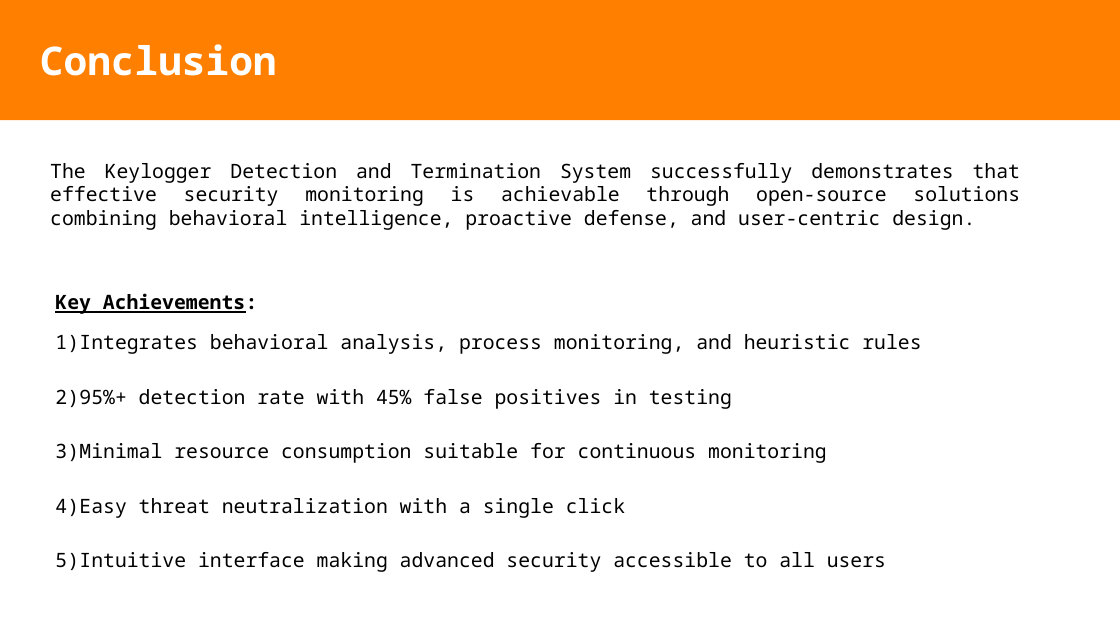
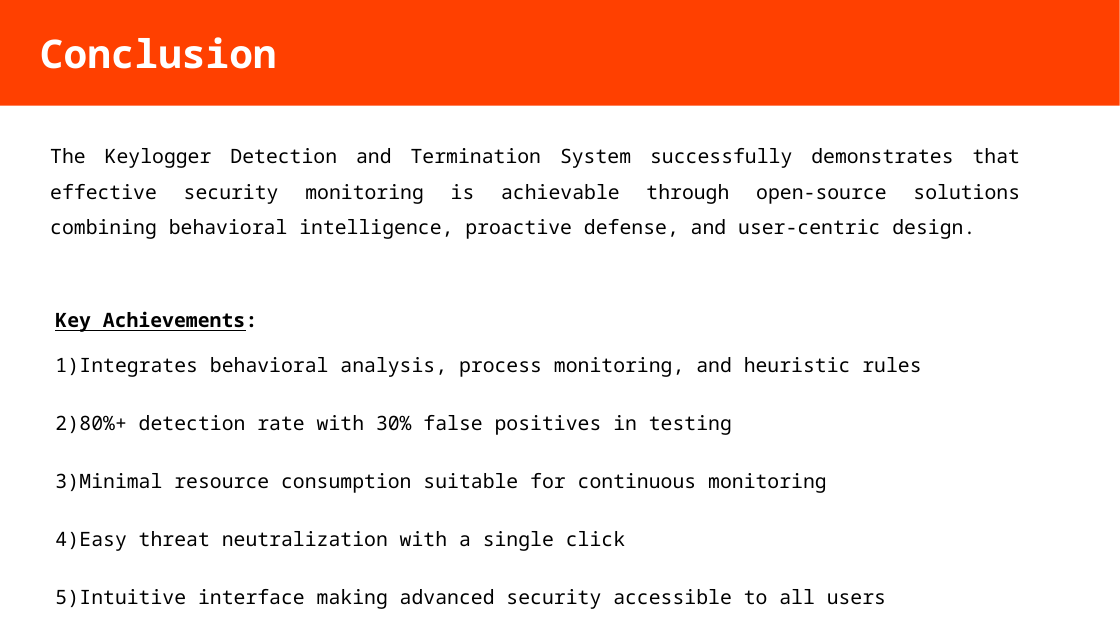
Before and after one commit to bit-web24/keylogger-detection-system, a slide deck: slide 9 of docs/presentation.odp (slide 7 before the commit). Drawn at 1120x630 pixels with LibreOffice and Linux fonts; fonts in the diff are those of the drawing. Boxes give left, top, right and bottom in pixels: in the first picture for what was removed or moved away, otherwise in the second. Text is boxed around its words. In the diff, an @@ line names an element or a change of style, - is before the commit and + after.

```diff
--- a/docs/presentation.odp
+++ b/docs/presentation.odp
@@ title "Conclusion": place and size @@
-title "Conclusion" at [0, 0, 1120, 120]
+title "Conclusion" at [0, 0, 1120, 106]
@@ title "Conclusion" at [0, 0, 1120, 106]: fill #FF8000 to #FF4000 @@
@@ text "The Keylogger Detection and Termination ...": place and size @@
-text "The Keylogger Detection and Termination ..." at [50, 163, 1020, 230]
+text "The Keylogger Detection and Termination ..." at [50, 148, 1020, 239]
@@ text "The Keylogger Detection and Termination ..." at [50, 148, 1020, 239]: line spacing 1 to 1.5 @@
@@ text "Key Achievements:": place and size @@
-text "Key Achievements:" at [55, 293, 921, 572]
+text "Key Achievements:" at [55, 311, 921, 609]
@@ text at [55, 357, 921, 609]: line spacing 1 to 1.15 @@
@@ text at [55, 415, 732, 435]: text changed @@
-2) 95%+ detection rate with 45% false positives in testing
+2) 80%+ detection rate with 30% false positives in testing
```
Also in this commit, not shown: 6 other slides changed, 3 slides added, 1 slide removed.
